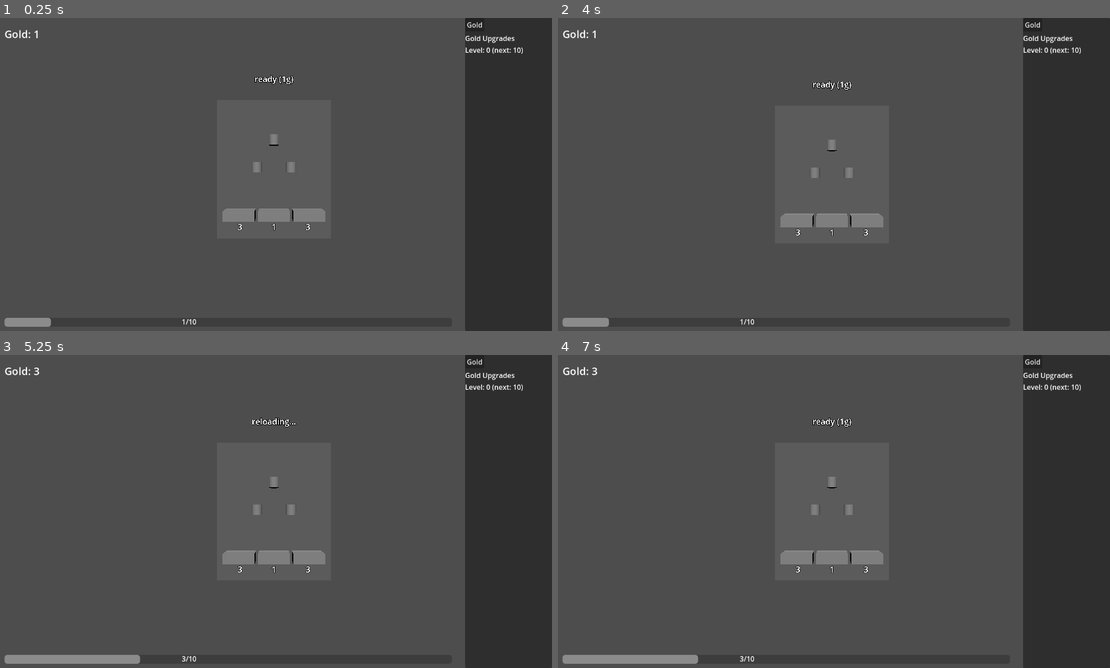
Above: before the commit, frames 1-4 (two rows, left to right).
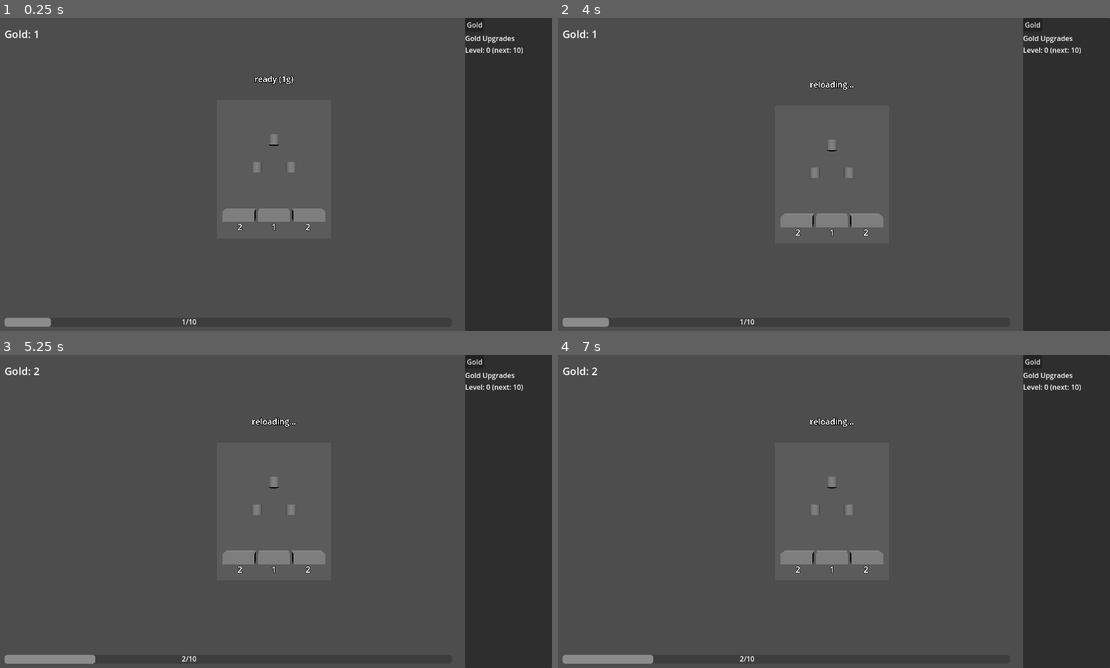
Above: after the commit, the same moments.

Repository: kjbrown-sandbox/pleenko
Game: Godot game, scene res://scenes/main.tscn
Same seed, same stepped clock (60 frames per second), same inputs: the game is played once before the commit and once after it.
Inputs (mouse positions are in pixels of both pictures, inside the frame that each line leads up to):
- Up to frame 1 (0.25 s): no input
- Up to frame 2 (4 s): click "Gold" at 0.5 s; click "Gold" at 1.25 s; click "Gold" at 2 s; tap Enter (reset_game) at 2.75 s; move the mouse to (955, 158) at 2.77 s; hold Space (drop_coin) 2.78-3.53 s; click (955, 158) at 2.92 s; move the mouse to (718, 190) at 3.52 s; tap Space (drop_coin) at 3.6 s; click (718, 190) at 3.67 s
- Up to frame 3 (5.25 s): tap Enter (reset_game) at 4.25 s; move the mouse to (331, 442) at 4.27 s; hold Space (drop_coin) 4.28-5.03 s; click (331, 442) at 4.42 s; move the mouse to (248, 574) at 5.02 s; tap Space (drop_coin) at 5.1 s; click (248, 574) at 5.17 s
- Up to frame 4 (7 s): tap Enter (reset_game) at 5.75 s; move the mouse to (999, 558) at 5.77 s; hold Space (drop_coin) 5.78-6.53 s; click (999, 558) at 5.92 s; move the mouse to (662, 464) at 6.52 s; tap Space (drop_coin) at 6.6 s; click (662, 464) at 6.67 s

The runs differ from the first frame. In frame 1, less than 0.1% of the frame differs, in the area x 43-57%, y 65-68%; in frame 2, 0.1%; in frame 3, 0.3%; in frame 4, 0.4%, in the area x 6-57%, y 4-99%.

Commit message:
Adjust upgrade costs and mechanics for improved game balance

Diff:
--- a/scripts/main.gd
+++ b/scripts/main.gd
@@ -18,24 +18,24 @@
 var player_level: int = 0
 const LEVEL_THRESHOLDS: Array[int] = [10, 20, 50, 100, 1000, 1500, 2000, 3000, 5000, 8000, 12000, 18000, 25000]
 
-# --- Row upgrade costs (delta formula: cost += delta, delta += 5) ---
-var regular_upgrade_cost: int = 5
-var regular_upgrade_delta: int = 5
+# --- Row upgrade costs (delta formula: cost += delta, delta += 20) ---
+var regular_upgrade_cost: int = 9
+var regular_upgrade_delta: int = 20
 var orange_upgrade_cost: int = 5
 var orange_upgrade_delta: int = 2
 var red_upgrade_cost: int = 5
 var red_upgrade_delta: int = 5
 
 # --- Gold panel upgrades ---
-var bucket_value_cost: int = 5
+var bucket_value_cost: int = 19
 var bucket_value_level: int = 0
 var drop_rate_cost: int = 100
 var drop_rate_level: int = 0
-var autodropper_cost: int = 5
+var autodropper_cost: int = 500
 
 # --- Gold upgrade caps (raised by orange) ---
-var gold_row_cap: int = 6
-var bucket_value_cap: int = 5
+var gold_row_cap: int = 8
+var bucket_value_cap: int = 6
 var drop_rate_cap: int = 3
 var autodropper_cap: int = 3
 
@@ -75,7 +75,7 @@
 # --- Per-board drop cooldowns ---
 var board_drop_cooldowns: Dictionary = {}   # PlinkoBoard → Timer
 var board_drop_labels: Dictionary = {}      # PlinkoBoard → Label3D
-var gold_cooldown_time := 1.0
+var gold_cooldown_time := 2.0
 var orange_cooldown_time := 1.0
 
 # --- Drop costs ---
@@ -419,8 +419,20 @@
 func _gold_upgrades() -> Array[Dictionary]:
 	var upgrades: Array[Dictionary] = []
 
-	# Bucket Value +1 (level 1)
+	# Add 2 Rows (level 1)
 	if player_level >= 1:
+		var entry: Dictionary = {
+			"action": "add_row",
+			"label": "Add 2 Rows",
+			"cost_text": "Cost: " + str(regular_upgrade_cost) + " | Rows: " + str(regular_board.num_rows) + "/" + str(gold_row_cap),
+		}
+		if orange_board_unlocked and player_level >= 7:
+			entry["cap_action"] = "row_cap"
+			entry["cap_hover"] = "Row Cap +2: " + str(row_cap_cost) + " orange"
+		upgrades.append(entry)
+
+	# Bucket Value +1 (level 2)
+	if player_level >= 2:
 		var entry: Dictionary = {
 			"action": "bucket_value",
 			"label": "Bucket Value +1",
@@ -429,18 +441,6 @@
 		if orange_board_unlocked and player_level >= 8:
 			entry["cap_action"] = "value_cap"
 			entry["cap_hover"] = "Value Cap +1: " + str(value_cap_cost) + " orange"
-		upgrades.append(entry)
-
-	# Add Row (level 2)
-	if player_level >= 2:
-		var entry: Dictionary = {
-			"action": "add_row",
-			"label": "Add Row",
-			"cost_text": "Cost: " + str(regular_upgrade_cost) + " | Rows: " + str(regular_board.num_rows) + "/" + str(gold_row_cap),
-		}
-		if orange_board_unlocked and player_level >= 7:
-			entry["cap_action"] = "row_cap"
-			entry["cap_hover"] = "Row Cap +2: " + str(row_cap_cost) + " orange"
 		upgrades.append(entry)
 
 	# Drop Rate (level 3)
@@ -560,9 +560,10 @@
 
 	coin_total -= regular_upgrade_cost
 	regular_board.add_row()
+	regular_board.add_row()
 
 	regular_upgrade_cost += regular_upgrade_delta
-	regular_upgrade_delta += 5
+	regular_upgrade_delta += 20
 	ui.update_coins(coin_total)
 
 
@@ -595,7 +596,7 @@
 	coin_total -= drop_rate_cost
 	drop_rate_level += 1
 
-	gold_cooldown_time *= 0.9
+	gold_cooldown_time *= 0.8
 	var timer: Timer = board_drop_cooldowns[regular_board]
 	timer.wait_time = gold_cooldown_time
 
@@ -682,7 +683,7 @@
 		return
 
 	orange_coin_total -= orange_drop_rate_cost
-	orange_cooldown_time *= 0.9
+	orange_cooldown_time *= 0.8
 	var timer: Timer = board_drop_cooldowns[orange_board]
 	timer.wait_time = orange_cooldown_time
 
--- a/scripts/plinko_board.gd
+++ b/scripts/plinko_board.gd
@@ -234,11 +234,9 @@
 
 
 func _bucket_value(index: int) -> int:
-	# Base value using distance from center: distance * 2 + 1
-	# e.g. 7 buckets → 7 5 3 1 3 5 7
 	var center := num_rows / 2.0
 	var distance := int(absf(index - center))
-	return distance * 2 + 1
+	return distance + 1
 
 
 func _bucket_type(index: int) -> BucketType:
@@ -261,14 +259,16 @@
 
 func _display_value(index: int) -> int:
 	# value_bonus increases the delta between buckets:
-	# distance * (2 + value_bonus) + 1
-	# e.g. bonus=1, 7 buckets → 10 7 4 1 4 7 10
+	# distance * (1 + value_bonus) + 1
+	# lvl 0, 7 buckets: 4 3 2 1 2 3 4
+	# lvl 1, 7 buckets: 7 5 3 1 3 5 7
+	# lvl 2, 7 buckets: 10 7 4 1 4 7 10
 	var center := num_rows / 2.0
 	var distance := int(absf(index - center))
 	if board_type == BoardType.GOLD and _bucket_type(index) == BucketType.GOLD:
-		return distance * (2 + value_bonus) + 1
+		return distance * (1 + value_bonus) + 1
 	if board_type == BoardType.ORANGE:
-		return distance * (2 + value_bonus) + 1
+		return distance * (1 + value_bonus) + 1
 	return _bucket_value(index)
 
 
